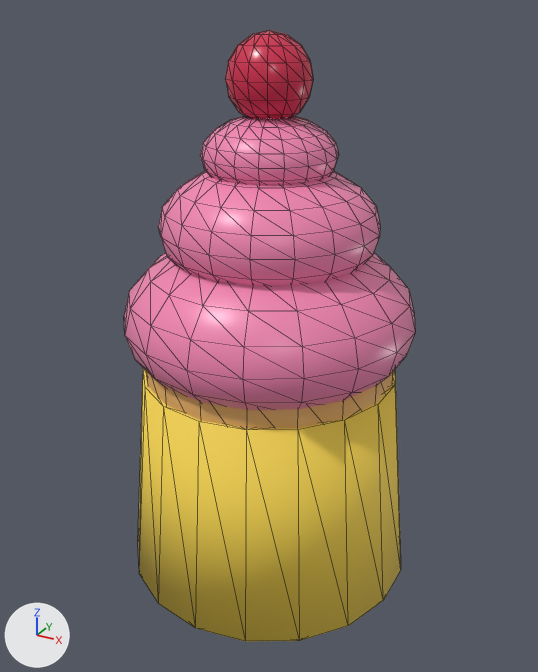
The glTF model game/assets/resources/models/cupcake.glb: old version first, new version second.
Camera for both pictures: a 50 mm camera at (0.613, -1.116, 0.531) aimed at (0.004, -0.009, -0.022). Arrows for +X, +Y and +Z are at lower left; the lights stay in place. The picture after the commit comes second. Mesh edges are drawn as thin lines. Vertices at exactly the same position are counted once.

The first picture shows 'cupcake'.
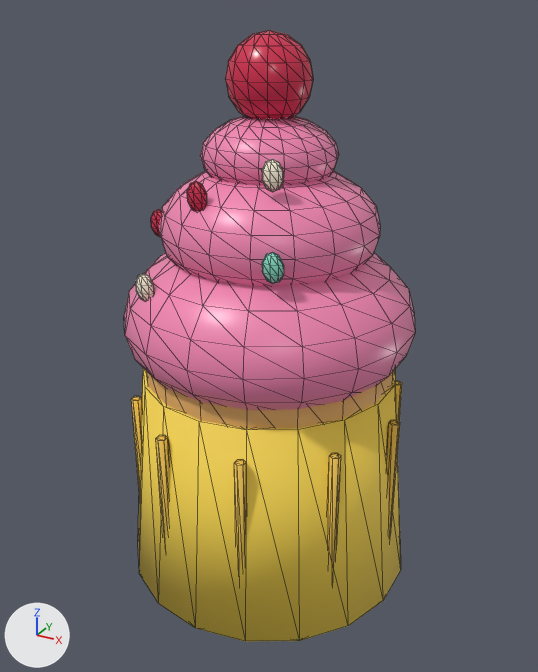
Boxes [x1, y1, x2, y2] around the edits, measured in the pictures (538 x 672 px):
part 1 of me_cone, added (yellow): after [387, 420, 400, 529]
part 2 of me_cone, added: after [396, 381, 402, 422]
part 3 of me_cone, added (yellow): after [131, 396, 143, 499]
part 4 of me_cone, added (yellow): after [156, 435, 169, 541]
part 5 of me_cone, added (yellow): after [234, 460, 247, 570]
part 6 of me_cone, added (yellow): after [327, 453, 341, 571]
part 7 of me_cone, added (red): after [187, 181, 207, 211]
part 8 of me_cone, added: after [151, 209, 162, 237]
part 9 of me_cone, added: after [136, 273, 154, 301]
part 10 of me_cone, added (pale yellow): after [262, 159, 283, 192]
part 11 of me_cone, added (green): after [262, 252, 284, 284]

What the commit changed:
Material 'cup_wrapper_rib' (mat_cup_wrapper_rib) is new.
Its base color is (0.84, 0.54, 0.08) (yellow #ecc250).
Its roughness is 0.74.
Material 'cup_sprinkle_cream' (mat_cup_sprinkle_cream) is new.
Its base color is (1.0, 0.91, 0.72) (pale yellow #fff5dd).
Its roughness is 0.55.
Material 'cup_sprinkle_mint' (mat_cup_sprinkle_mint) is new.
Its base color is (0.23, 0.72, 0.55) (green #84ddc4).
me_cone is used by ob_cupcake; location (0.0, 0.0, 0.0).
me_cone had 664 vertices, 1304 faces and spanned x -0.274..0.274, y -0.278..0.278, z -0.5..0.5.
me_cone now has 988 vertices, 1888 faces and spans x -0.274..0.274, y -0.278..0.278, z -0.5..0.5.
me_cone part 1: a new loose piece, a 6-sided cylinder along z spanning x 0.244..0.261, y -0.01..0.01, z -0.458..-0.142, in mat_cup_wrapper_rib (yellow #ecc250).
me_cone part 2: a new loose piece, a 6-sided cylinder along z spanning x 0.196..0.213, y 0.139..0.159, z -0.458..-0.142, in mat_cup_wrapper_rib (yellow #ecc250).
me_cone part 3: a new loose piece, a 6-sided cylinder along z spanning x -0.213..-0.196, y -0.159..-0.139, z -0.458..-0.142, in mat_cup_wrapper_rib (yellow #ecc250).
me_cone part 4: a new loose piece, a 6-sided cylinder along z spanning x -0.087..-0.069, y -0.25..-0.23, z -0.458..-0.142, in mat_cup_wrapper_rib (yellow #ecc250).
me_cone part 5: a new loose piece, a 6-sided cylinder along z spanning x 0.069..0.087, y -0.25..-0.23, z -0.458..-0.142, in mat_cup_wrapper_rib (yellow #ecc250).
me_cone part 6: a new loose piece, a 6-sided cylinder along z spanning x 0.196..0.213, y -0.159..-0.139, z -0.458..-0.142, in mat_cup_wrapper_rib (yellow #ecc250).
me_cone part 7: a new loose piece, a UV sphere (8 segments, 5 rings, poles along z) spanning x -0.063..-0.026, y -0.165..-0.146, z 0.236..0.286, in mat_cup_cherry (red #d42c50).
me_cone part 8: a new loose piece, a UV sphere (8 segments, 5 rings, poles along z) spanning x -0.185..-0.148, y -0.104..-0.085, z 0.164..0.214, in mat_cup_cherry (red #d42c50).
me_cone part 9: a new loose piece, a UV sphere (8 segments, 5 rings, poles along z) spanning x -0.152..-0.115, y -0.198..-0.179, z 0.081..0.131, in mat_cup_sprinkle_cream (pale yellow #fff5dd).
me_cone part 10: a new loose piece, a UV sphere (8 segments, 5 rings, poles along z) spanning x 0.054..0.091, y -0.132..-0.113, z 0.275..0.325, in mat_cup_sprinkle_cream (pale yellow #fff5dd).
me_cone part 11: a new loose piece, a UV sphere (8 segments, 5 rings, poles along z) spanning x 0.082..0.118, y -0.182..-0.163, z 0.147..0.197, in mat_cup_sprinkle_mint (green #84ddc4).
Other edits to the shape of me_cone do not show in these pictures.
me_cone gains material mat_cup_wrapper_rib (yellow #ecc250).
me_cone gains material mat_cup_sprinkle_cream (pale yellow #fff5dd).
me_cone gains material mat_cup_sprinkle_mint (green #84ddc4).
